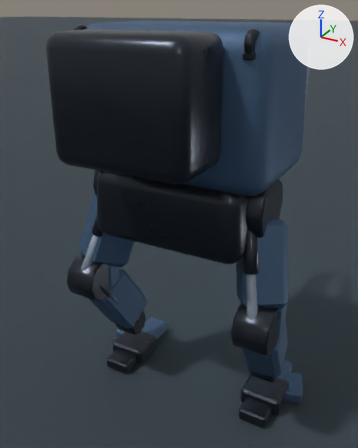
One commit to the Blender file content/source-art/arclancewalker.blend: the scene before it, then after it.
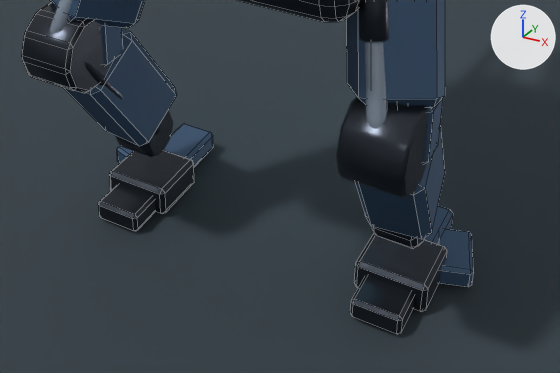
Each version appears first whole from a camera (50 mm lens) standing at (1.27, -2.42, 2.43) and looking at (-0.18, 0.21, 1.11), and next in a close-up on the part from 15% to 97% of the width and 56% to 100% of the height. The lights are fixed; the arrows at upper right show +X, +Y and +Z. The last two pictures show the newer version. The close-ups show mesh edges as thin lines.

Names of what the first close-up shows: 'ArcLanceWalkerLeg_FootBase_L', 'ArcLanceWalkerLeg_FootBase_R', 'ArcLanceWalkerLeg_HeelClaw_L', 'ArcLanceWalkerLeg_HeelClaw_R', 'ArcLanceWalkerLeg_KneeJoint_L', 'ArcLanceWalkerLeg_KneeJoint_R', 'ArcLanceWalkerLeg_ShinArmor_L', 'ArcLanceWalkerLeg_ShinArmor_R', 'ArcLanceWalkerLeg_ThighArmor_L', 'ArcLanceWalkerLeg_ThighArmor_R', 'ArcLanceWalkerLeg_ToeOutrigger_R', 'PreviewFloor' and 13 more.
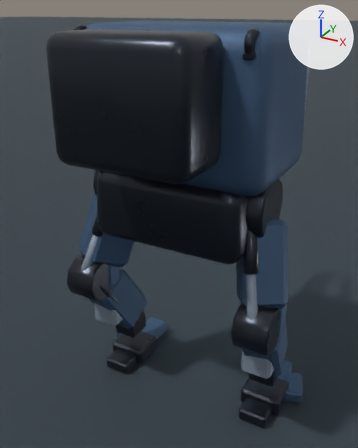
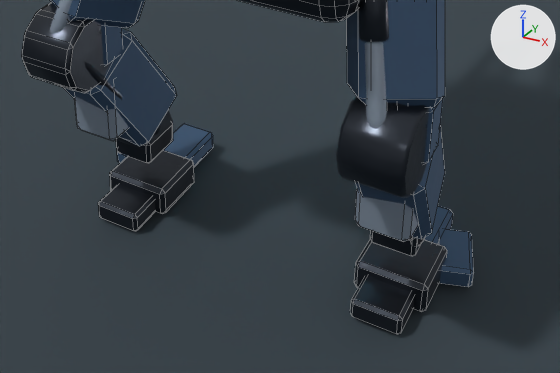
Boxes (x1, y1, x2, y2) around the edits, measured in the close-ups (560 x 373 px):
'ArcLanceWalkerLeg_CalfArmor_R', added (blue): after (355, 189, 418, 242)
'ArcLanceWalkerLeg_CalfArmor_L', added (blue): after (75, 96, 129, 141)
'ArcLanceWalkerLeg_AnkleClevis_R', added: after (370, 231, 424, 256)
'ArcLanceWalkerLeg_AnkleClevis_L', added: after (116, 124, 173, 163)

The change in detail:
Mesh me_cube_030 is new.
It has 24 vertices, 26 faces and spans x -0.08..0.08, y -0.09..0.09, z -0.05..0.05.
It uses material mat_arclancewalker_gunmetal.
Mesh me_cube_029 is new.
It has 24 vertices, 26 faces and spans x -0.09..0.09, y -0.08..0.08, z -0.14..0.14.
It uses material mat_arclancewalker_lightarmor.
Mesh me_cube_028 is new.
It has 24 vertices, 26 faces and spans x -0.08..0.08, y -0.09..0.09, z -0.05..0.05.
It uses material mat_arclancewalker_gunmetal.
Mesh me_cube_027 is new.
It has 24 vertices, 26 faces and spans x -0.09..0.09, y -0.08..0.08, z -0.14..0.14.
It uses material mat_arclancewalker_lightarmor.
Object 'ArcLanceWalkerLeg_AnkleClevis_R' (ob_arclancewalkerleg_ankleclevis_r) is new; it shows me_cube_030.
Its location is (0.52, 0.095, 0.279).
Object 'ArcLanceWalkerLeg_CalfArmor_R' (ob_arclancewalkerleg_calfarmor_r) is new; it shows me_cube_029.
Its location is (0.54, -0.109, 0.58).
Object 'ArcLanceWalkerLeg_AnkleClevis_L' (ob_arclancewalkerleg_ankleclevis_l) is new; it shows me_cube_028.
Its location is (-0.52, 0.095, 0.279).
Object 'ArcLanceWalkerLeg_CalfArmor_L' (ob_arclancewalkerleg_calfarmor_l) is new; it shows me_cube_027.
Its location is (-0.54, -0.109, 0.58).
